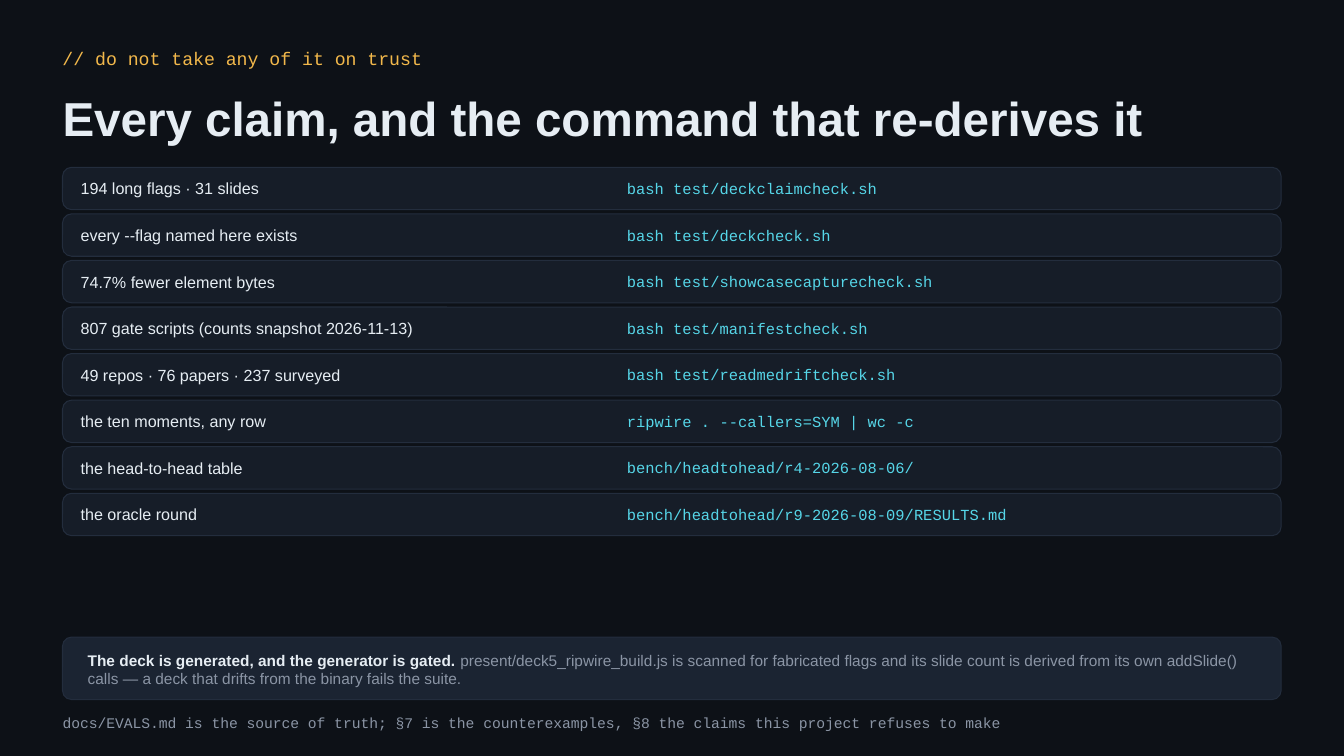
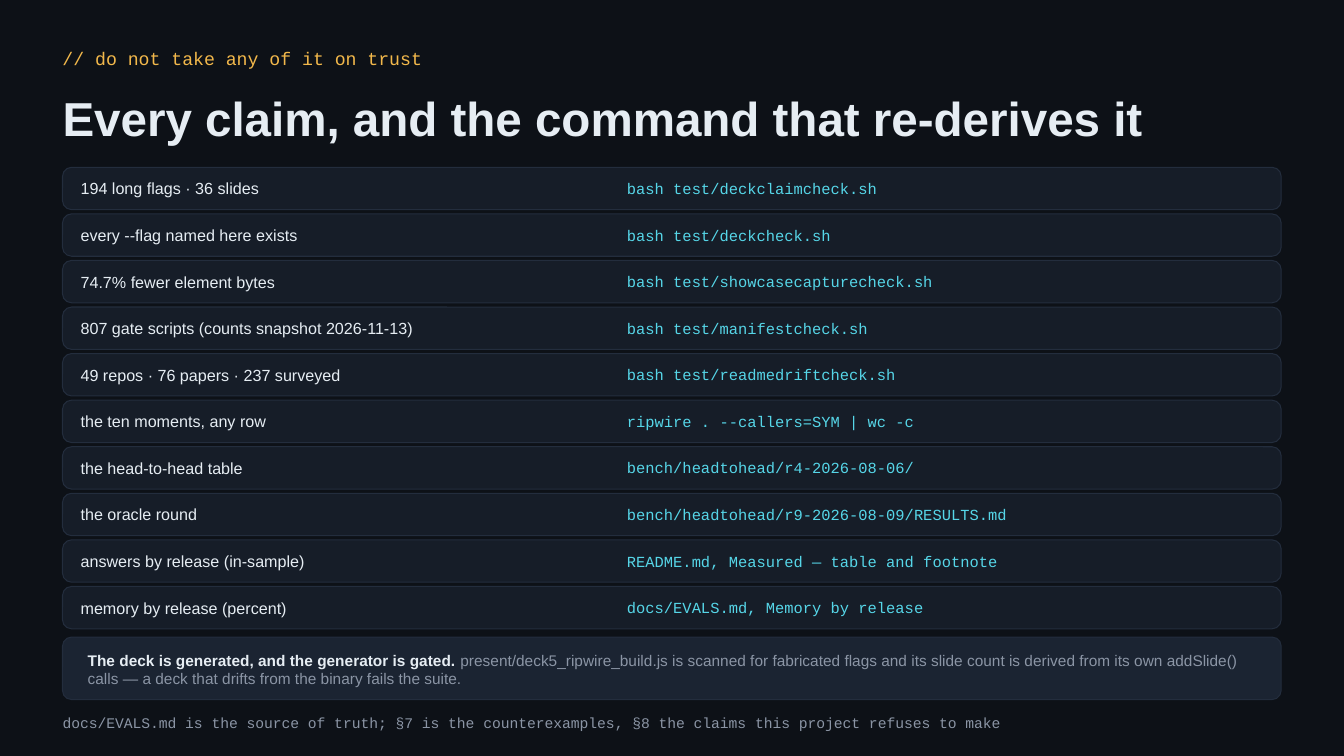
Before and after one commit to redhat-et/ripwire, a slide deck: slide 35 of present/ripwire-showcase.pptx (slide 30 before the commit). Drawn at 1344x756 pixels with LibreOffice and Linux fonts; fonts in the diff are those of the drawing. Boxes give left, top, right and bottom in pixels: in the first picture for what was removed or moved away, otherwise in the second. Text is boxed around its words. In the diff, an @@ line names an element or a change of style, - is before the commit and + after.

```diff
--- a/present/ripwire-showcase.pptx
+++ b/present/ripwire-showcase.pptx
@@ text at (x1=81, y1=182, x2=259, y2=198): text changed @@
-194 long flags · 31 slides
+194 long flags · 36 slides
@@ rounded rectangle added at (x1=63, y1=540, x2=1281, y2=583), fill #161D28, outline #232D3D 0.75 pt @@
@@ text added at (x1=81, y1=555, x2=305, y2=571), 11.5 pt, text #E6EDF3 @@
+answers by release (in-sample)
@@ text added at (x1=627, y1=556, x2=997, y2=570), 11 pt, text #56D6E8 @@
+README.md, Measured — table and footnote
@@ rounded rectangle added at (x1=63, y1=587, x2=1281, y2=629), fill #161D28, outline #232D3D 0.75 pt @@
@@ text added at (x1=81, y1=602, x2=286, y2=617), 11.5 pt, text #E6EDF3 @@
+memory by release (percent)
@@ text added at (x1=627, y1=602, x2=923, y2=616), 11 pt, text #56D6E8 @@
+docs/EVALS.md, Memory by release
```
Also in this commit, not shown: 2 other slides changed, 5 slides added, 5 other files.
